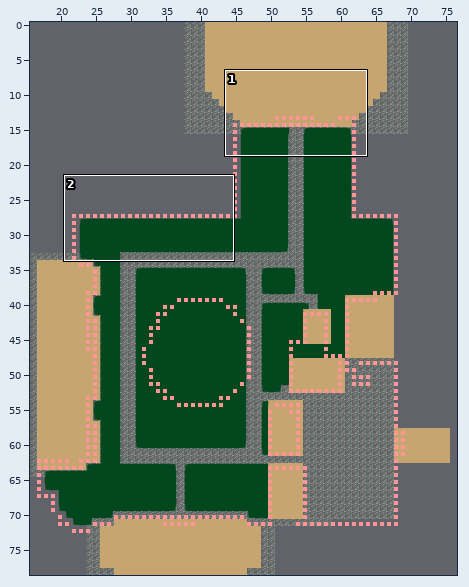
Level history. Tiled map: Output/Assets/Maps/map1.tmx. Above: a wide view before the commit, with the close-up outlined.
Close-up. Old version:
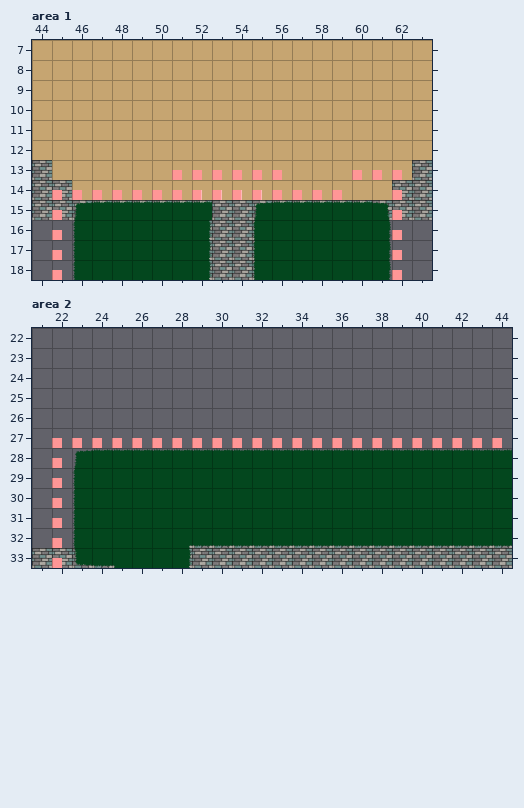
Cells are 64x64 px. Shown: area 1 x 44..63, y 7..18; area 2 x 21..44, y 22..33. The commit also changed other parts of the map, which this record leaves out.
After:
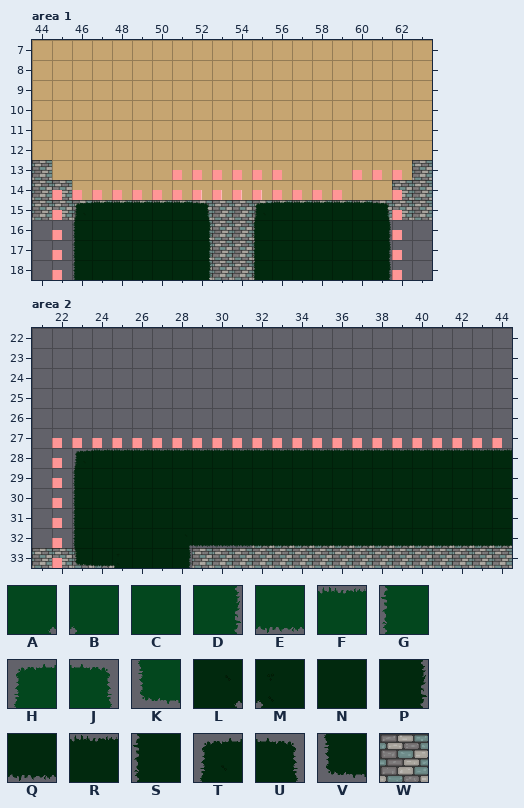
Key: from "Spritesheet Grass": A 0, B 1, C 3, D 4, E 11, F 12, G 13, H 20, J 21, K 28; from "Spritesheet Grass Darker": L 0, M 1, N 2, P 4, Q 11, R 12, S 13, T 20, U 21, V 28; from "Spritesheet ladrillos de piedr": W 7.
_ is an empty cell.
Tiles replaced or removed in this view: A, B, C, D, E, F, G, H, J, K, W.
Edits made:
Changed rows in their new state; . is an unchanged cell.
Layer "Fondo", area 1:
first column x 46:
15 TRRRRRU..TRRRRRU
16 SNNNNNP..SNNNNNP
17 SNNNNNP..SNNNNNP
18 SNNNNNP..SNNNNNP
Layer "Paths Fondo", area 2:
first column x 28:
32 ____
33 _...
Layer "Fondo", area 2:
first column x 23:
28 TRRRRRRRRRRRRRRRRRRRRR
29 SNNNNNNNNNNNNNNNNNNNNN
30 SNNNNNNNNNNNNNNNNNNNNN
31 SNNNNNNNNNNNNNNNNNNNNN
32 SNNNNLQQQQQQQQQQQQQQQQ
33 VQMNNP................
Where, in picture pixels (left, top, right, bottom), the same in both close-ups:
changed: (73, 200, 212, 280)
changed: (253, 201, 391, 280)
changed: (73, 449, 512, 568)
